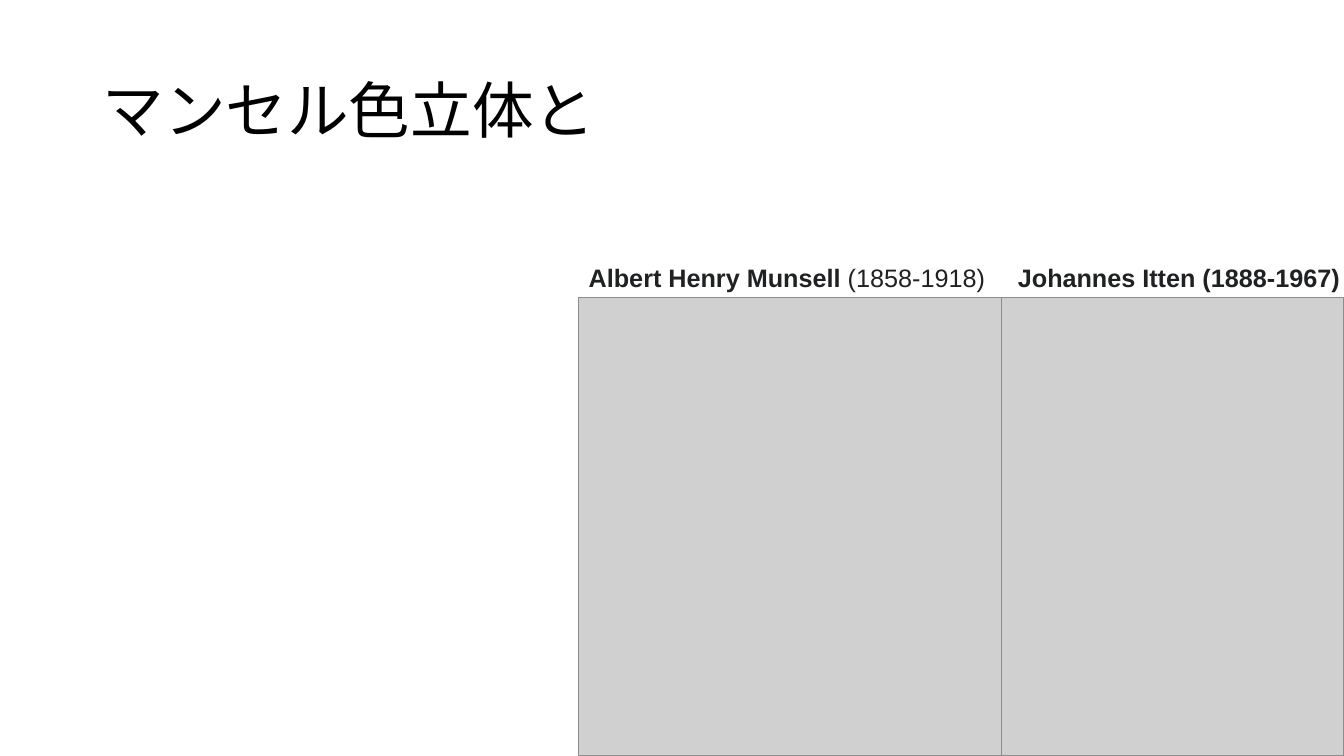
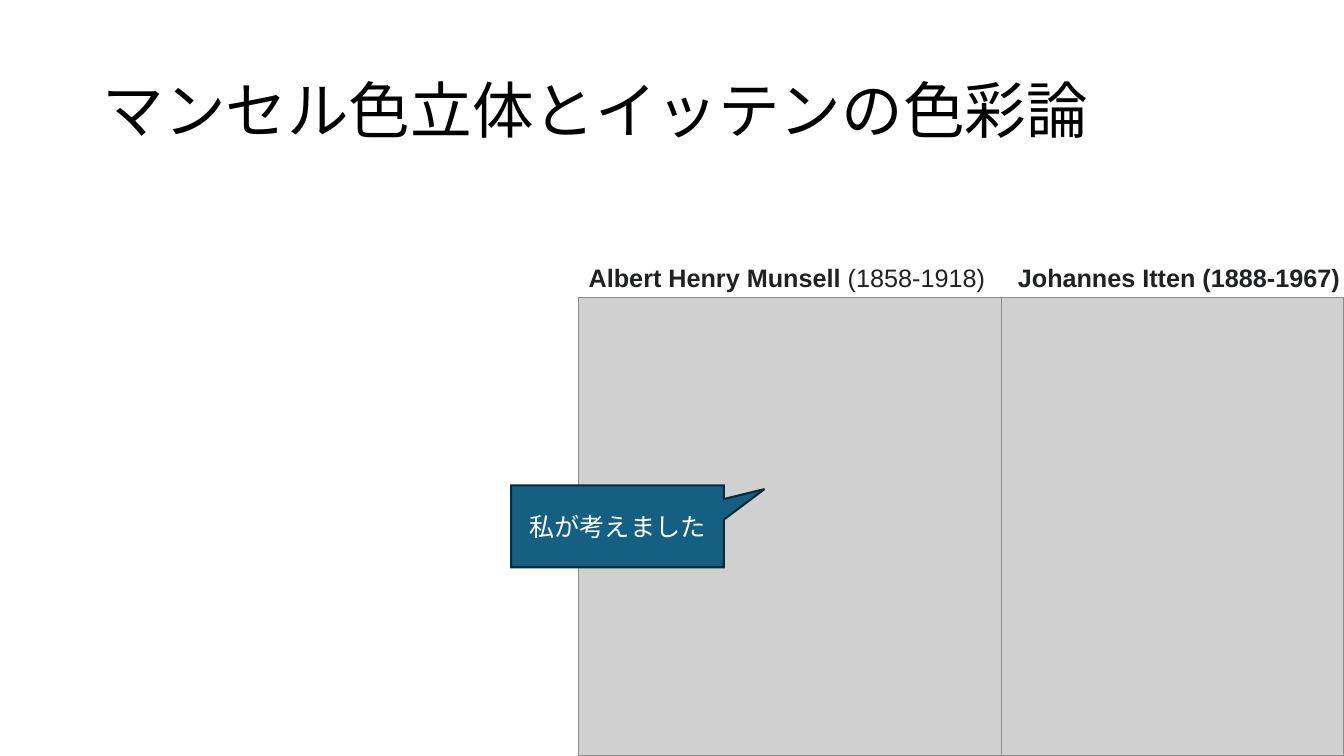
Before and after one commit to amo-yotakenoko/color-suggester, a slide deck: slide 2 of slide.pptx. Drawn at 1344x756 pixels with LibreOffice and Linux fonts; fonts in the diff are those of the drawing; grey boxes stand for pictures. Boxes give left, top, right and bottom in pixels: in the first picture for what was removed or moved away, otherwise in the second. Text is boxed around its words. In the diff, an @@ line names an element or a change of style, - is before the commit and + after.

```diff
--- a/slide.pptx
+++ b/slide.pptx
@@ title at (102,81,1087,138): text changed @@
-マンセル色立体と
+マンセル色立体とイッテンの色彩論
@@ speech box added at (511,486,724,568), fill #156082, outline #092A39 1.5 pt, 18 pt, text #FFFFFF @@
+私が考えました
```
Also in this commit, not shown: 2 slides added, 3 other files.
